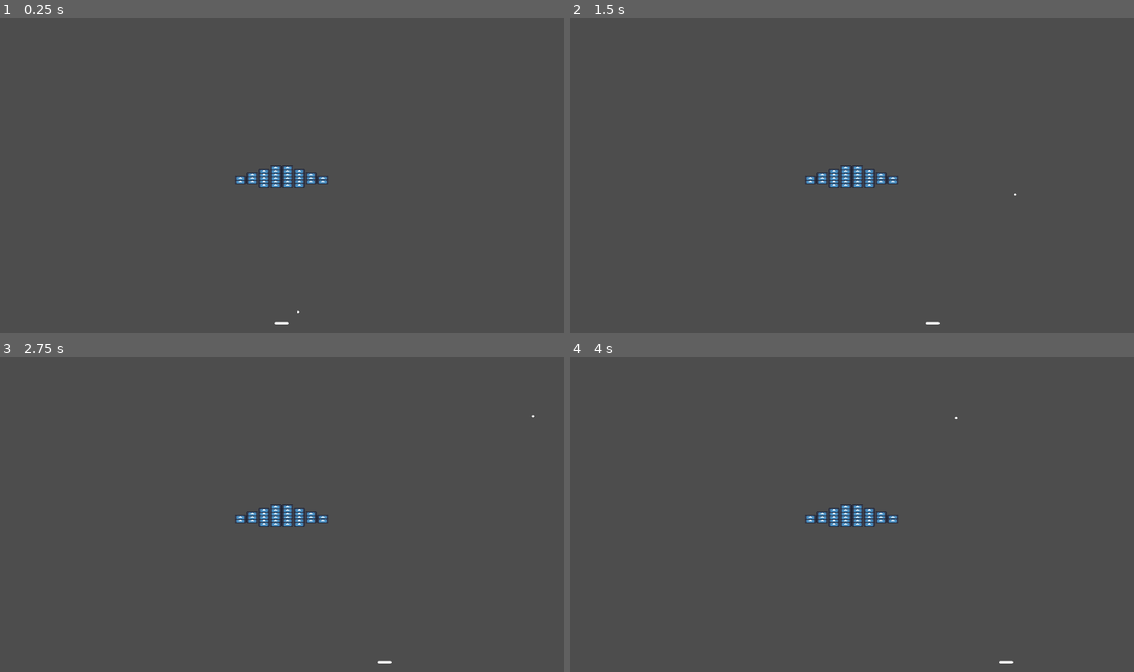
Above: before the commit, frames 1-4 (two rows, left to right).
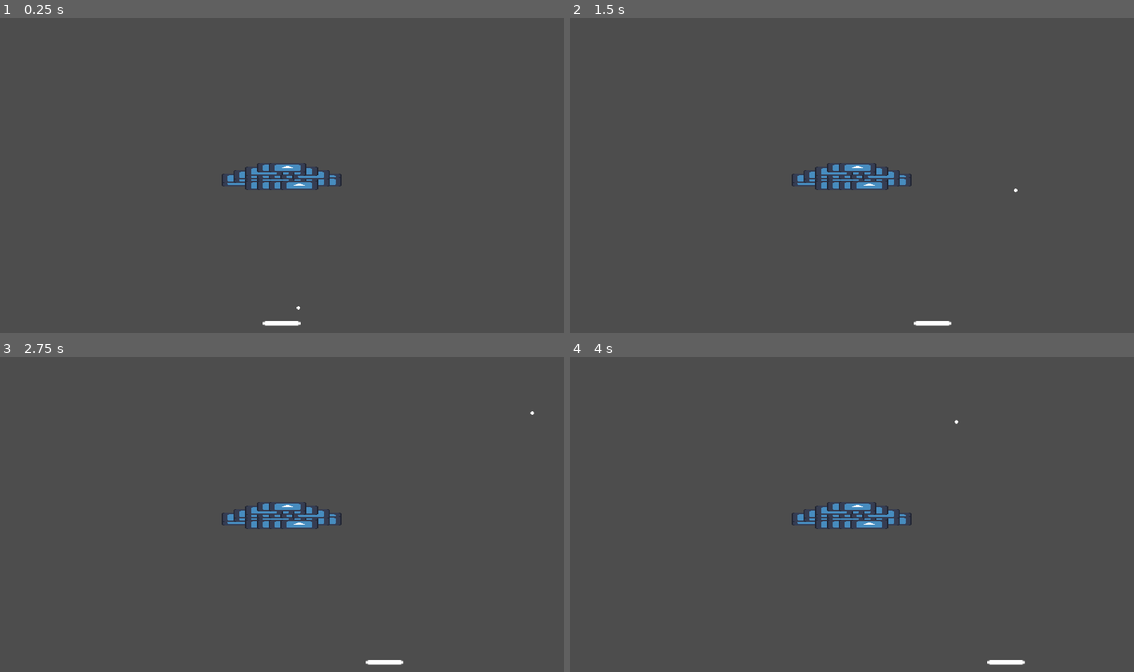
Above: after the commit, the same moments.

Repository: Fox-Alpha/BrickBreaker-MiniGame
Game: Godot game, scene res://scenes/game/main_game.tscn
Two runs of this game, one before a commit and one after it. Both use one fixed random seed, a clock stepped at 60 frames per second and the inputs below. The engine's default icon, where the game draws it, is replaced by a stand-in: a white triangle on a blue panel in a dark square.
Inputs:
- Up to frame 1 (0.25 s): no input
- Up to frame 2 (1.5 s): tap Enter at 0.5 s; hold D (p1_right) 0.53-1.28 s; hold A (p1_left) from 1.28 s (still down)
- Up to frame 3 (2.75 s): tap Space at 2 s; release A (p1_left) at 2.03 s; hold D (p1_right) from 2.03 s (still down)
- Up to frame 4 (4 s): tap Enter at 2.75 s; tap Space at 3.5 s; release D (p1_right) at 3.53 s; hold A (p1_left) from 3.53 s (still down)

The runs differ from the first frame. In frame 1, 0.9% of the frame differs, in the area x 39-61%, y 46-98%; in frame 2, 0.9%; in frame 3, 0.9%; in frame 4, 0.9%, in the area x 39-81%, y 19-98%.

Commit message:
Chg: Scalling

Diff:
--- a/scenes/ball/ball_body.tscn
+++ b/scenes/ball/ball_body.tscn
@@ -8,6 +8,7 @@
 
 [node name="BallBody" type="CharacterBody2D" unique_id=112156557]
 physics_interpolation_mode = 1
+scale = Vector2(1.5, 1.5)
 collision_mask = 131
 motion_mode = 1
 script = ExtResource("1_7cdgs")
--- a/scenes/brick/brick.tscn
+++ b/scenes/brick/brick.tscn
@@ -7,7 +7,7 @@
 size = Vector2(126.66666, 116.66671)
 
 [node name="Brick" type="StaticBody2D" unique_id=1447131663]
-scale = Vector2(0.3, 0.12)
+scale = Vector2(1, 0.25)
 collision_layer = 2
 collision_mask = 0
 script = ExtResource("1_k3dtg")
--- a/scenes/paddle/paddle_controller.tscn
+++ b/scenes/paddle/paddle_controller.tscn
@@ -8,7 +8,7 @@
 size = Vector2(8, 32)
 
 [node name="PaddleController" type="CharacterBody2D" unique_id=1863049164]
-scale = Vector2(1.5, 1)
+scale = Vector2(4, 2)
 motion_mode = 1
 script = ExtResource("1_nhapd")
 
